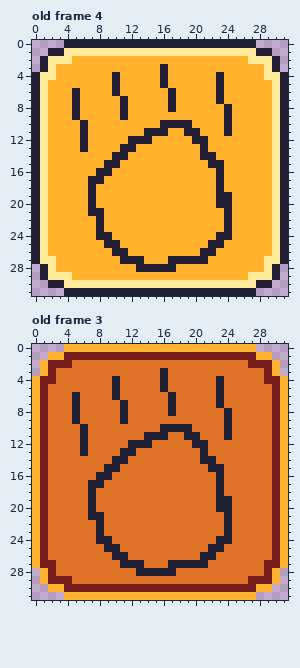
File history of a pixel-art file, assets/images/gui/boulder_button.aseprite. Above is the file before it was changed.
32x32 pixels, 4 frames. Shown: old frame 4, old frame 3. The commit also changed other frames, which this record leaves out.
And afterwards:
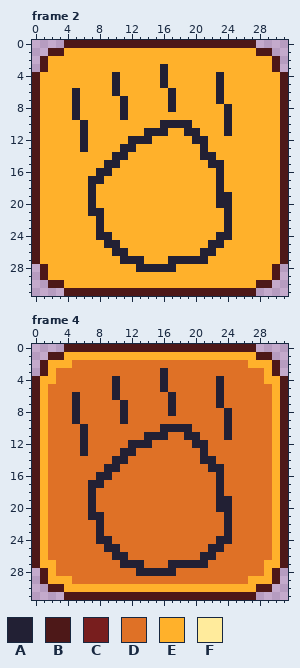
Palette (. is transparent): A #222034  B #4d1818  C #781e1e  D #df7126  E #ffb12b  F #ffeb9c
A new or re-ordered frame is compared with the old frame closest to it.
Changes in this commit:
frames re-ordered
Changed rows in their new state; - is an unchanged pixel.
Frame 2 against old frame 4:
first column x 0:
 0 ----BBBBBBBBBBBBBBBBBBBBBBBB----
 1 --BBEEEEEEEEEEEEEEEEEEEEEEEEBB--
 2 -BEEE----------------------EEEB-
 3 -BE--------------------------EB-
 4 BEE--------------------------EEB
 5 BE----------------------------EB
 6 BE----------------------------EB
 7 BE----------------------------EB
 8 BE----------------------------EB
 9 BE----------------------------EB
10 BE----------------------------EB
11 BE----------------------------EB
12 BE----------------------------EB
13 BE----------------------------EB
14 BE----------------------------EB
15 BE----------------------------EB
16 BE----------------------------EB
17 BE----------------------------EB
18 BE----------------------------EB
19 BE----------------------------EB
20 BE----------------------------EB
21 BE----------------------------EB
22 BE----------------------------EB
23 BE----------------------------EB
24 BE----------------------------EB
25 BE----------------------------EB
26 BE----------------------------EB
27 BEE--------------------------EEB
28 -BE--------------------------EB-
29 -BEEE----------------------EEEB-
30 --BBEEEEEEEEEEEEEEEEEEEEEEEEBB--
31 ----BBBBBBBBBBBBBBBBBBBBBBBB----
Frame 4 against old frame 3: the same change as frame 2
